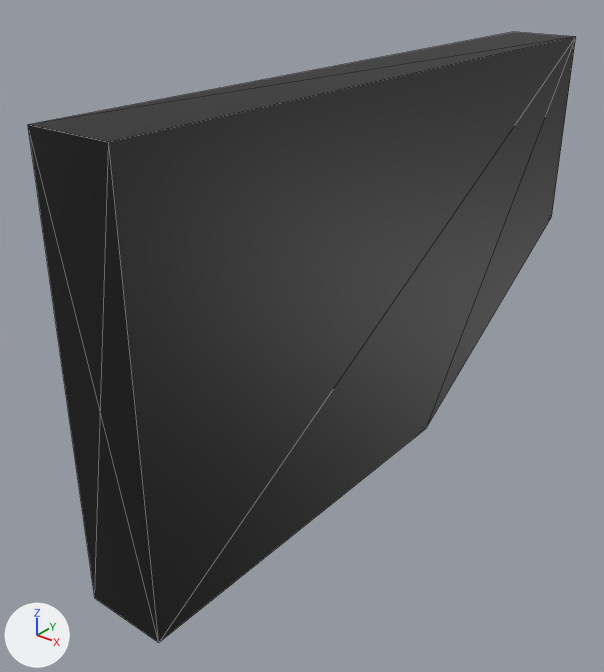
One commit to the glTF model assets/doorwing/doorwing.glb: the scene before it, then after it.
Both versions are drawn from a 50 mm camera at (2.2, -1.58, 2.57) aimed at (-0.2, 1.41, 0.71). The lights are fixed; the arrows at lower left show +X, +Y and +Z. Mesh edges are drawn as thin lines. Where no turn or scale is listed for an object, it has been applied to the vertices.

Objects in the first picture: 'Wing'.
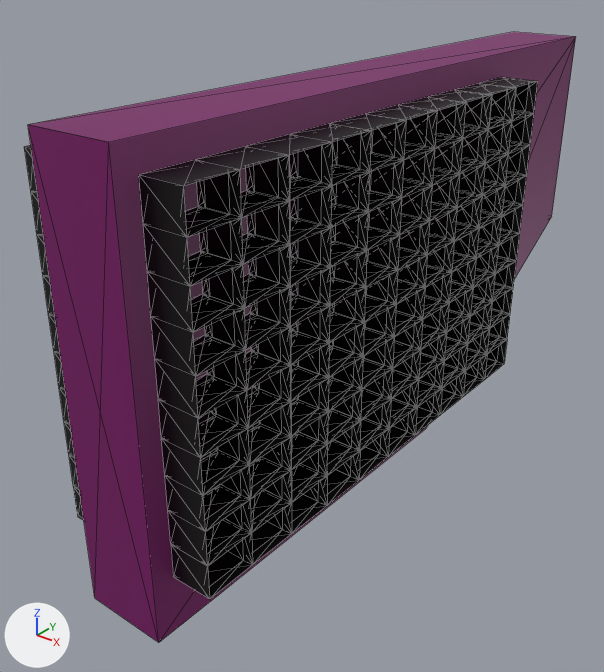
Edits to the bpy script that builds the scene:
```text
Add mat_yellow_001:
    mat_yellow_001 = principled_material('Yellow.001')
    mat_yellow_001.base_color = (0.186, 0.00141, 0.127)  # dark purple #770564
Change me_cube_002:
    where me_cube_002.from_pydata(...)  # 14 vertices, 18 faces; spans x -0.2..0.2, y -3.5..0.0, z -1.45..0.55
    remove me_cube_002.materials.append(mat_black)  # black #000000
    add me_cube_002.materials.append(mat_yellow_001)  # dark purple #770564
Add me_cube_034:
    me_cube_034.from_pydata(...)  # 1244 vertices, 3000 faces; spans x -0.1..0.1, y -2.1..0.37, z -1.53..0.08
    me_cube_034.materials.append(mat_black)  # black #000000
Add ob_cube_019:
    ob_cube_019 = bpy.data.objects.new('Cube.019', me_cube_034)
    ob_cube_019.location = (-0.3, 2.2, 1.8)
Add ob_cube_001:
    ob_cube_001 = bpy.data.objects.new('Cube.001', me_cube_034.copy())
    ob_cube_001.location = (0.3, 2.2, 1.8)
```

Where the change shows, as pixel boxes (x1, y1, x2, y2) in the pictures (604 x 672 px):
'Wing', recoloured (black to purple)
    both: (28, 32, 576, 642)
'Cube.001', added (black)
    after: (139, 77, 538, 599)
'Cube.019', added
    after: (24, 145, 84, 520)
